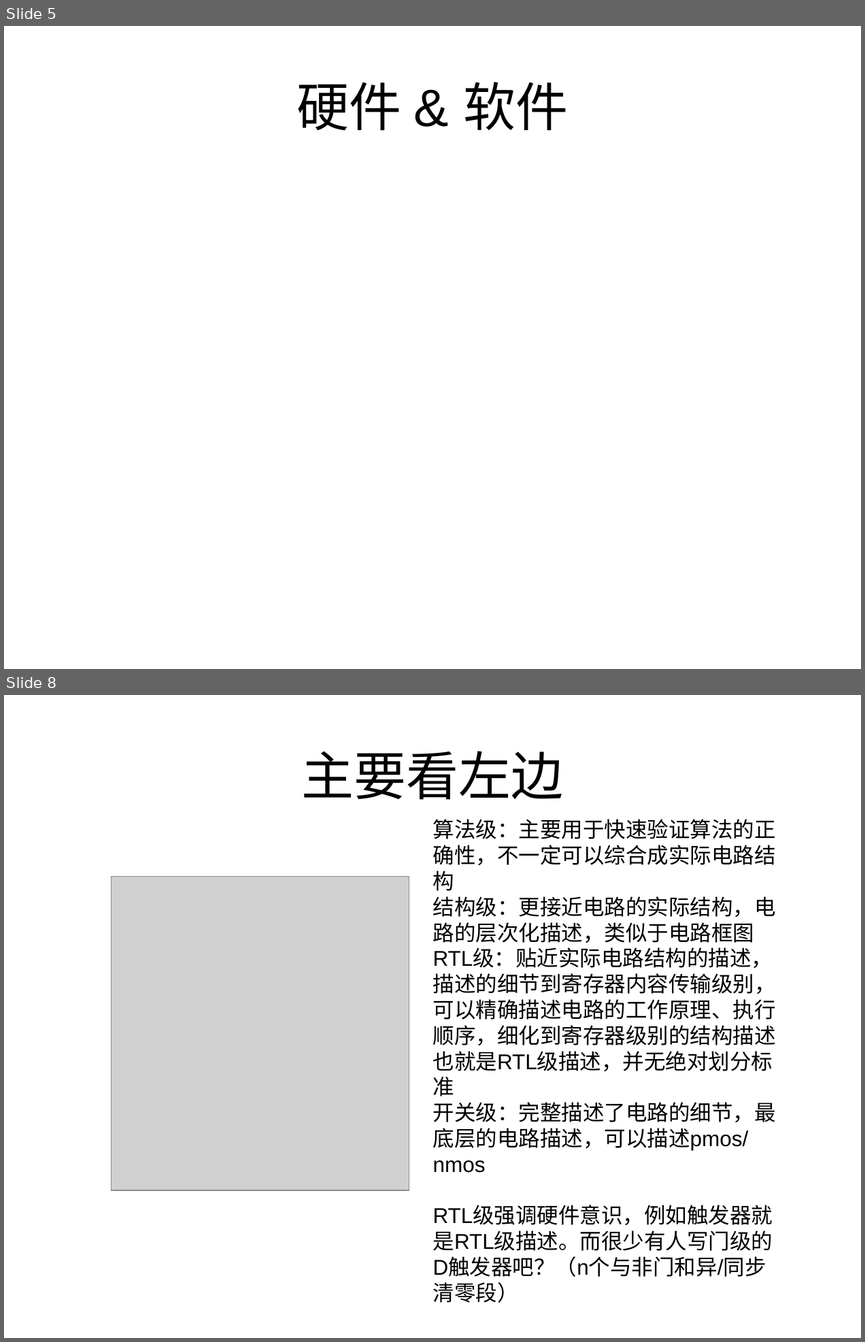
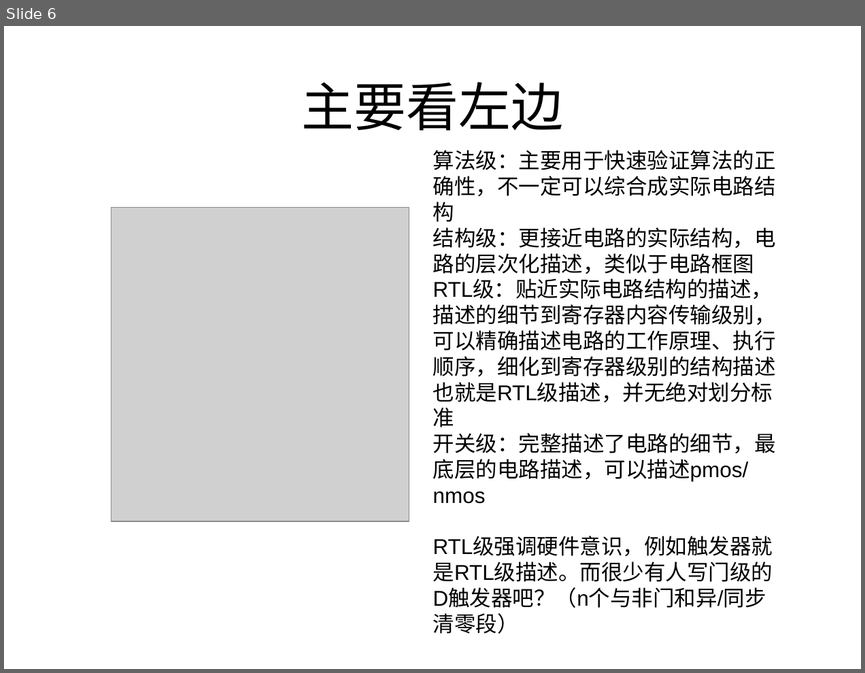
Before and after one commit to KuzuryuYaichi/Speach, a slide deck: 讲课/jk.ppt. Shown one above the other, each under a label of ours: slides 5 and 8 before the commit, slide 6 after it; the slides between them are not shown. The pictures are 865x1342 and 865x673 pixels, drawn with LibreOffice and Linux fonts; fonts in the diff are those of the drawing; grey boxes stand for pictures. Boxes give left, top, right and bottom in pixels: in the first picture for what was removed or moved away, otherwise in the second. Text is boxed around its words. In the diff, an @@ line names an element or a change of style, - is before the commit and + after.

```diff
--- a/讲课/jk.ppt
+++ b/讲课/jk.ppt
@@ slide 5 removed at [4,26,861,669], background #FFFFFF @@
@@ title removed at [297,82,568,131] @@
-硬件 & 软件
@@ what was slide 8 is now slide 6 @@
```
Also in this commit, not shown: 4 slides changed, 2 slides added, 1 other slide removed.
